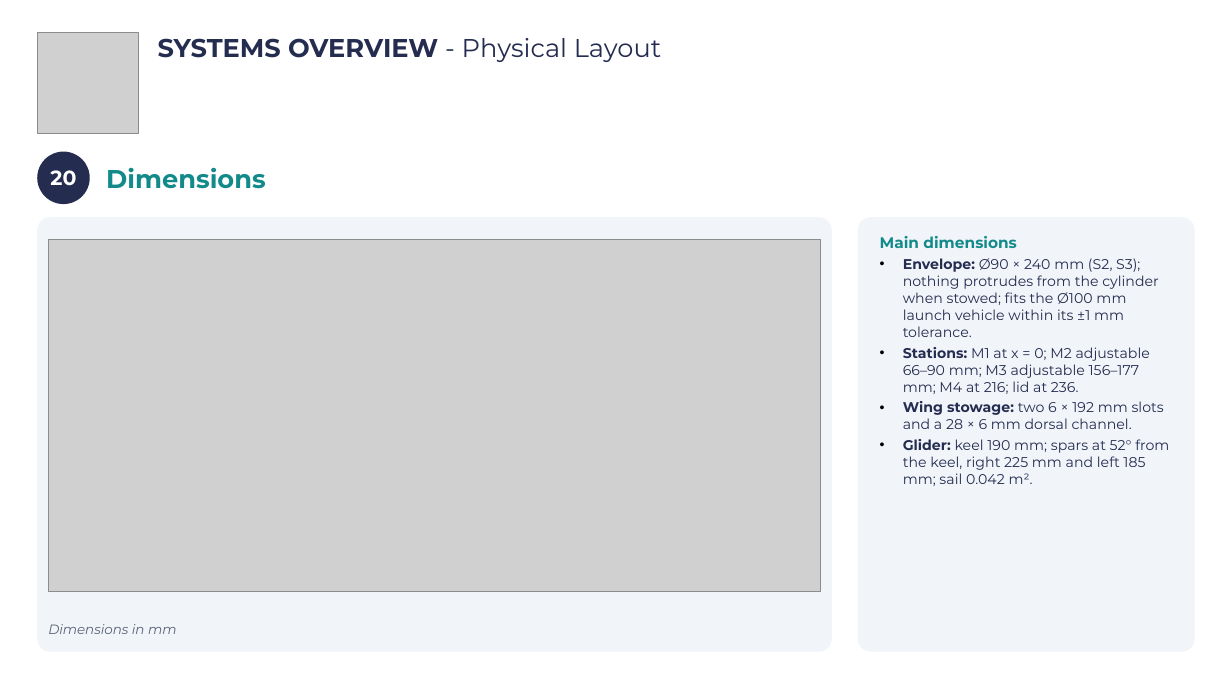
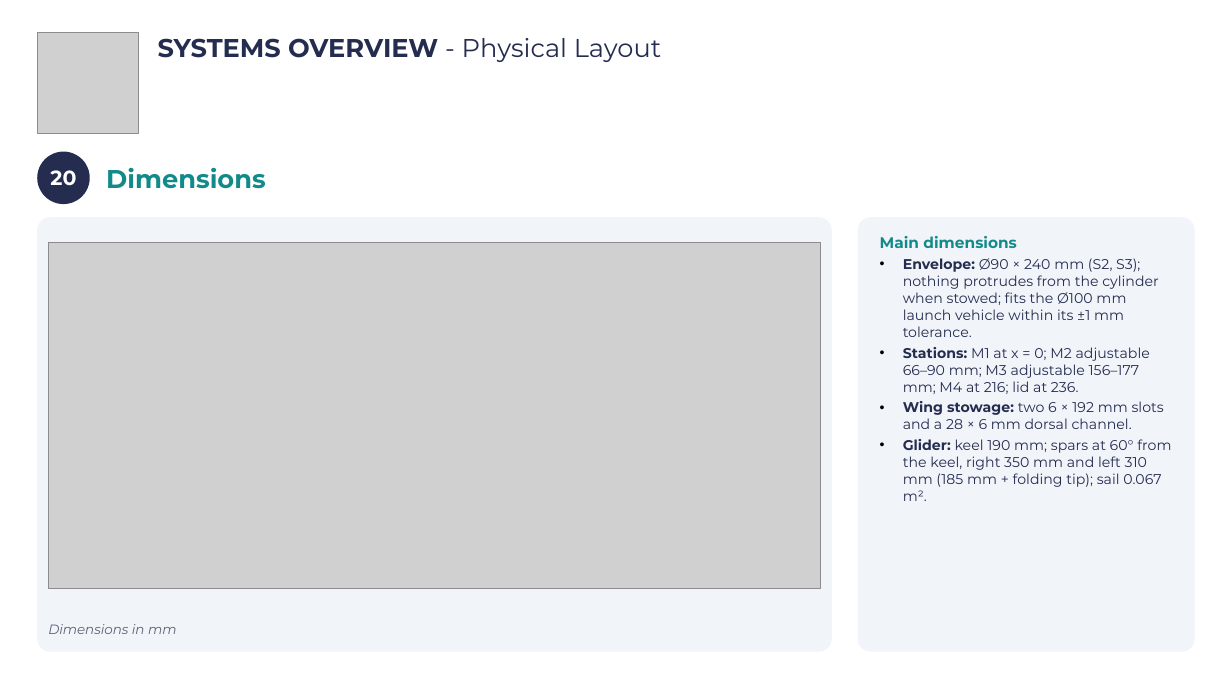
Before and after one commit to Caetano18/proyecto, a slide deck: slide 23 of cansat_pdr/laminas_plantilla/CanSat_PDR_Hermes_V2.pptx. Drawn at 1232x693 pixels with LibreOffice and Linux fonts; fonts in the diff are those of the drawing; grey boxes stand for pictures; background and template pictures are left out. Boxes give left, top, right and bottom in pixels: in the first picture for what was removed or moved away, otherwise in the second. Text is boxed around its words. In the diff, an @@ line names an element or a change of style, - is before the commit and + after.

```diff
--- a/cansat_pdr/laminas_plantilla/CanSat_PDR_Hermes_V2.pptx
+++ b/cansat_pdr/laminas_plantilla/CanSat_PDR_Hermes_V2.pptx
@@ picture: place and size @@
-picture at <box>48,239,821,592</box>
+picture at <box>48,242,821,588</box>
@@ text in rounded rectangle at <box>903,439,1171,501</box>: text changed @@
-• Glider: keel 190 mm; spars at 52° from the keel, right 225 mm and left 185 mm; sail 0.042 m².
+• Glider: keel 190 mm; spars at 60° from the keel, right 350 mm and left 310 mm (185 mm + folding tip); sail 0.067 m².
```
Also in this commit, not shown: 12 other slides changed, 33 other files.
